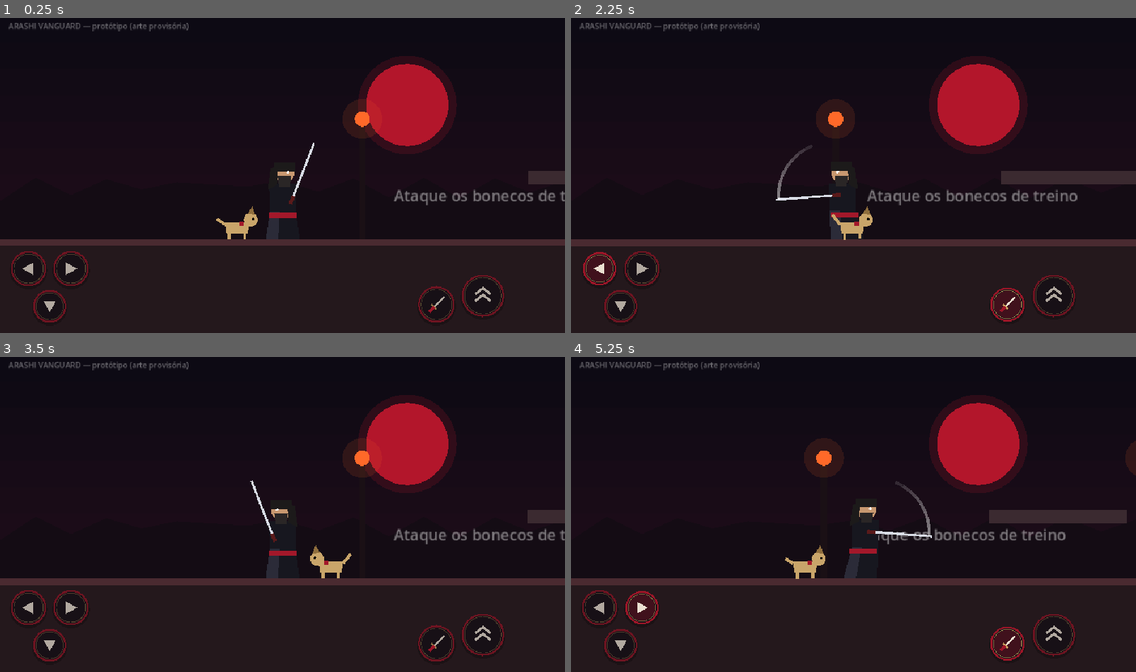
Above: before the commit, frames 1-4 (two rows, left to right).
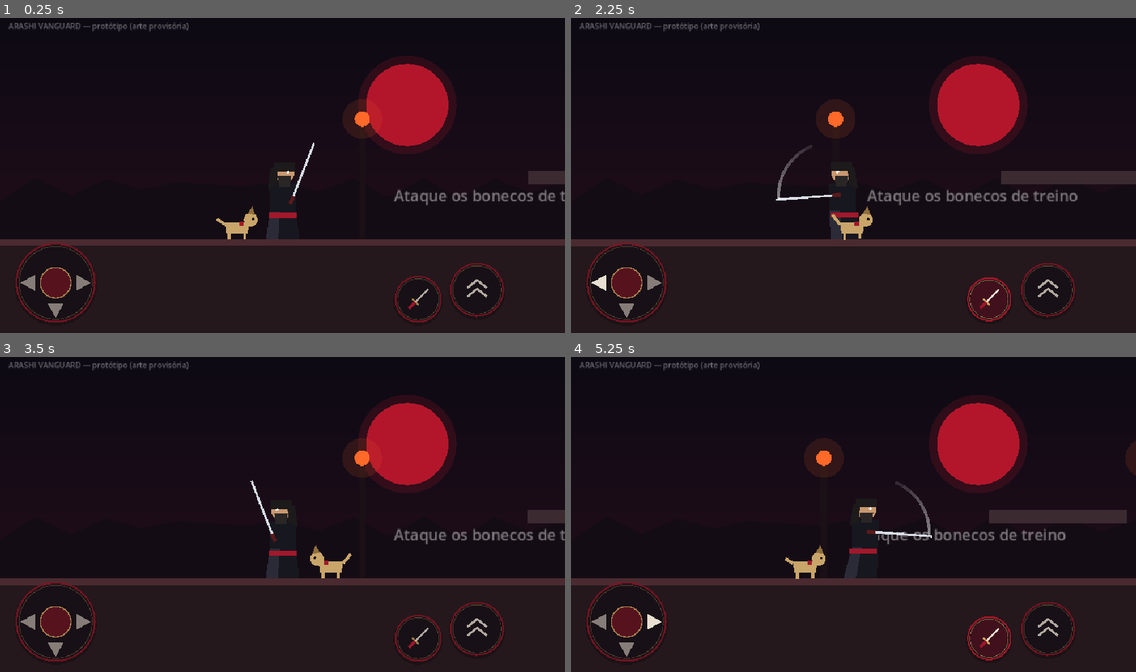
Above: after the commit, the same moments.

Repository: andrervarella/ARASHI-VANGUARD-GAME
Game: Godot game, scene res://main.tscn
The game is run twice, just before and just after one commit, with the same random seed, the same clock (stepped at 60 frames per second) and the same inputs.
Inputs (mouse positions are in pixels of both pictures, inside the frame that each line leads up to):
- Up to frame 1 (0.25 s): no input
- Up to frame 2 (2.25 s): move the mouse to (977, 159) at 0.52 s; hold D 0.53-1.25 s; hold J 0.53-1.25 s; click (977, 159) at 0.67 s; tap Space at 0.77 s; drag from (740, 191) to (825, 238) at 1.27 s; move the mouse to (910, 106) at 2.02 s; hold A from 2.03 s (still down); hold J from 2.03 s (still down)
- Up to frame 3 (3.5 s): release A at 2.75 s; release J at 2.75 s; drag from (254, 577) to (113, 467) at 2.77 s
- Up to frame 4 (5.25 s): move the mouse to (1023, 561) at 3.52 s; hold D 3.53-4.25 s; hold J 3.53-4.25 s; tap Space at 3.77 s; drag from (684, 467) to (768, 432) at 4.27 s; move the mouse to (881, 514) at 5.02 s; hold D from 5.03 s (still down); hold J from 5.03 s (still down); click (881, 514) at 5.17 s

The runs differ from the first frame. In frame 1, 2.1% of the frame differs, in the area x 2-90%, y 71-97%; in frame 2, 2.9%; in frame 3, 2.1%; in frame 4, 2.8%.

Commit message:
godot: direcional único deslizante (diagonal baixo+lado anda agachado) e botões maiores
Verificado por render com --demo-stick (Ren andou agachado).

Co-Authored-By: Claude Sonnet 5.5 <noreply@anthropic.com>
Claude-Session: https://claude.ai/code/session_01PG81ypeMybtn5fhKRySxbn

Diff:
--- a/godot/hud.gd
+++ b/godot/hud.gd
@@ -1,38 +1,38 @@
 extends Control
-# Controles de toque (multitoque) + teclado para teste no computador.
-# Cada dedo (index) fica ligado a um botão até soltar.
+# Controles de toque multitoque:
+#  - direcional único à esquerda (deslizar o polegar): ◀ ▶ andam, ▼ agacha,
+#    ▼ + ◀/▶ (diagonal) anda agachado
+#  - ATACAR e PULAR à direita
+# Teclado para teste no computador: A/D ou setas, S/↓ agachar, espaço pular, J/X atacar.
 
 var move := 0.0
 var jump_down := false
+var attack_down := false
 var crouch_down := false
-var attack_down := false
 var _jump_prev := false
 var _attack_prev := false
 var jump_pressed := false
 var attack_pressed := false
 
-var _fingers := {}   # index -> nome do botão
-var BTN := {}        # recalculado a cada quadro conforme o tamanho da tela
+var _fingers := {}          # index -> "attack" | "jump"
+var _stick_finger := -1
+var _stick_vec := Vector2.ZERO
+var _demo_vec := Vector2.ZERO
+var BTN := {}
+var STICK_C := Vector2.ZERO
+const STICK_R := 68.0
 const MARGIN := 18.0
-const MARGIN_R := 104.0   # folga à direita: o botão de sair da tela cheia do navegador fica ali
+const MARGIN_R := 104.0   # folga à direita: botão de sair da tela cheia do navegador
 
 func _layout() -> void:
-	var vs := get_viewport_rect().size   # tamanho real da tela (não depende do tamanho do Control)
+	var vs := get_viewport_rect().size
 	var w := vs.x
 	var h := vs.y
-	var rs := 30.0   # setas
-	var ra := 31.0   # atacar
-	var rj := 36.0   # pular
-	var rd := 28.0   # agachar
-	var down_y := h - MARGIN - rd                      # ▼ na linha de baixo
-	var row_y := down_y - rd - 6.0 - rs                # ◀ ▶ acima dele (direcional em cruz)
-	var left_x := MARGIN + rs
-	var right_x := MARGIN + rs * 3.0 + 12.0
+	var ra := 40.0   # atacar
+	var rj := 46.0   # pular
+	STICK_C = Vector2(MARGIN + 8.0 + STICK_R, h - MARGIN - STICK_R)
 	BTN = {
-		"down":   {"pos": Vector2((left_x + right_x) / 2.0, down_y), "r": rd},
-		"left":   {"pos": Vector2(left_x, row_y), "r": rs},
-		"right":  {"pos": Vector2(right_x, row_y), "r": rs},
-		"attack": {"pos": Vector2(w - MARGIN_R - rj * 2.0 - 12.0 - ra, h - MARGIN - ra), "r": ra},
+		"attack": {"pos": Vector2(w - MARGIN_R - rj * 2.0 - 14.0 - ra, h - MARGIN - ra), "r": ra},
 		"jump":   {"pos": Vector2(w - MARGIN_R - rj, h - MARGIN - rj - 10.0), "r": rj},
 	}
 
@@ -40,6 +40,8 @@
 	set_anchors_preset(Control.PRESET_FULL_RECT)
 	mouse_filter = Control.MOUSE_FILTER_IGNORE
 	_layout()
+	if OS.get_cmdline_user_args().has("--demo-stick"):   # só para teste de render
+		_demo_vec = Vector2(STICK_R * 0.8, STICK_R * 0.8)
 
 func _button_at(p: Vector2) -> String:
 	_layout()
@@ -47,88 +49,114 @@
 	var best_d := 1e9
 	for k in BTN:
 		var d: float = p.distance_to(BTN[k]["pos"])
-		# zona de toque generosa (1.4x) para dedos grandes
-		if d <= BTN[k]["r"] * 1.4 and d < best_d:
+		if d <= BTN[k]["r"] * 1.35 and d < best_d:
 			best = k
 			best_d = d
 	return best
 
+func _in_stick_zone(p: Vector2) -> bool:
+	_layout()
+	return p.distance_to(STICK_C) <= STICK_R * 1.8
+
 func _input(event: InputEvent) -> void:
-	# eventos de toque já chegam em coordenadas do viewport (stretch aplicado)
 	if event is InputEventScreenTouch:
 		if event.pressed:
-			_fingers[event.index] = _button_at(event.position)
+			if _stick_finger == -1 and _in_stick_zone(event.position):
+				_stick_finger = event.index
+				_stick_vec = event.position - STICK_C
+			else:
+				var b := _button_at(event.position)
+				if b != "":
+					_fingers[event.index] = b
 		else:
+			if event.index == _stick_finger:
+				_stick_finger = -1
+				_stick_vec = Vector2.ZERO
 			_fingers.erase(event.index)
 	elif event is InputEventScreenDrag:
-		_fingers[event.index] = _button_at(event.position)
+		if event.index == _stick_finger:
+			_stick_vec = event.position - STICK_C
+		elif _fingers.has(event.index):
+			_fingers[event.index] = _button_at(event.position)
 
 func _process(_dt: float) -> void:
 	_layout()
-	var l := false
-	var r := false
 	var j := false
 	var a := false
-	var dn := false
 	for idx in _fingers:
 		match _fingers[idx]:
-			"left": l = true
-			"right": r = true
 			"jump": j = true
 			"attack": a = true
-			"down": dn = true
+	var v := _stick_vec if _stick_finger != -1 else _demo_vec
+	var dead := STICK_R * 0.30
+	var l := v.x < -dead
+	var r := v.x > dead
+	var dn := v.y > dead * 1.1
 	# teclado (teste no computador)
 	if Input.is_key_pressed(KEY_A) or Input.is_key_pressed(KEY_LEFT): l = true
 	if Input.is_key_pressed(KEY_D) or Input.is_key_pressed(KEY_RIGHT): r = true
+	if Input.is_key_pressed(KEY_S) or Input.is_key_pressed(KEY_DOWN): dn = true
 	if Input.is_key_pressed(KEY_SPACE) or Input.is_key_pressed(KEY_W) or Input.is_key_pressed(KEY_UP): j = true
 	if Input.is_key_pressed(KEY_J) or Input.is_key_pressed(KEY_X): a = true
-	if Input.is_key_pressed(KEY_S) or Input.is_key_pressed(KEY_DOWN): dn = true
-	if OS.get_cmdline_user_args().has("--demo-crouch"): dn = true   # só para teste de render
+	move = (1.0 if r else 0.0) - (1.0 if l else 0.0)
 	crouch_down = dn
-	move = (1.0 if r else 0.0) - (1.0 if l else 0.0)
 	jump_pressed = j and not _jump_prev
 	attack_pressed = a and not _attack_prev
 	_jump_prev = j
 	_attack_prev = a
 	jump_down = j
 	attack_down = a
-	_state_l = l; _state_r = r
+	_sl = l
+	_sr = r
+	_sd = dn
 	queue_redraw()
 
-var _state_l := false
-var _state_r := false
+var _sl := false
+var _sr := false
+var _sd := false
 
 func _draw() -> void:
 	var font := ThemeDB.fallback_font
+	# --- direcional ---
+	var c := STICK_C
+	draw_circle(c + Vector2(0, 3), STICK_R + 2.0, Color(0, 0, 0, 0.25))
+	draw_circle(c, STICK_R, Color(0.07, 0.05, 0.09, 0.42))
+	draw_arc(c, STICK_R - 1.5, 0, TAU, 64, Color(0.64, 0.09, 0.16, 0.62), 3.0)
+	draw_arc(c, STICK_R - 6.0, 0, TAU, 64, Color(0.85, 0.7, 0.4, 0.28), 1.2)
+	var u := STICK_R * 0.20
+	var off := STICK_R * 0.68
+	_arrow(c + Vector2(-off, 0), Vector2(-1, 0), u, _sl)
+	_arrow(c + Vector2(off, 0), Vector2(1, 0), u, _sr)
+	_arrow(c + Vector2(0, off), Vector2(0, 1), u, _sd)
+	var v := _stick_vec if _stick_finger != -1 else _demo_vec
+	if v.length() > STICK_R * 0.55:
+		v = v.normalized() * STICK_R * 0.55
+	var active := _stick_finger != -1 or _demo_vec != Vector2.ZERO
+	draw_circle(c + v, 26.0, Color(0.64, 0.09, 0.16, 0.75 if active else 0.45))
+	draw_arc(c + v, 26.0, 0, TAU, 40, Color(0.85, 0.7, 0.4, 0.7), 2.0)
+	# --- botões de ação ---
 	for k in BTN:
-		var on := false
-		match k:
-			"left": on = _state_l
-			"right": on = _state_r
-			"jump": on = jump_down
-			"attack": on = attack_down
-			"down": on = crouch_down
-		var c: Vector2 = BTN[k]["pos"]
+		var on := jump_down if k == "jump" else attack_down
+		var bc: Vector2 = BTN[k]["pos"]
 		var rad: float = BTN[k]["r"] * (0.94 if on else 1.0)
-		draw_circle(c + Vector2(0, 3), rad + 2.0, Color(0, 0, 0, 0.25))
-		draw_circle(c, rad, Color(0.07, 0.05, 0.09, 0.62 if on else 0.42))
-		draw_arc(c, rad - 1.5, 0, TAU, 48, Color(0.64, 0.09, 0.16, 0.95 if on else 0.62), 3.0)
-		draw_arc(c, rad - 5.0, 0, TAU, 48, Color(0.85, 0.7, 0.4, 0.55 if on else 0.28), 1.2)
+		draw_circle(bc + Vector2(0, 3), rad + 2.0, Color(0, 0, 0, 0.25))
+		draw_circle(bc, rad, Color(0.07, 0.05, 0.09, 0.62 if on else 0.42))
+		draw_arc(bc, rad - 1.5, 0, TAU, 48, Color(0.64, 0.09, 0.16, 0.95 if on else 0.62), 3.0)
+		draw_arc(bc, rad - 5.0, 0, TAU, 48, Color(0.85, 0.7, 0.4, 0.55 if on else 0.28), 1.2)
 		if on:
-			draw_circle(c, rad - 6.0, Color(0.64, 0.09, 0.16, 0.30))
-		_icon(k, c, rad, on)
+			draw_circle(bc, rad - 6.0, Color(0.64, 0.09, 0.16, 0.30))
+		_icon(k, bc, rad, on)
 	draw_string(font, Vector2(14, 22), "ARASHI VANGUARD — protótipo (arte provisória)", HORIZONTAL_ALIGNMENT_LEFT, -1, 13, Color(1, 1, 1, 0.38))
+
+func _arrow(p: Vector2, dir: Vector2, u: float, on: bool) -> void:
+	var col := Color(0.96, 0.92, 0.86, 0.95 if on else 0.5)
+	var perp := Vector2(-dir.y, dir.x)
+	draw_colored_polygon(PackedVector2Array([p + dir * u, p - dir * u * 0.8 + perp * u, p - dir * u * 0.8 - perp * u]), col)
 
 func _icon(k: String, c: Vector2, rad: float, on: bool) -> void:
 	var col := Color(0.96, 0.92, 0.86, 0.95 if on else 0.7)
 	var u := rad * 0.36
 	match k:
-		"down":
-			draw_colored_polygon(PackedVector2Array([c + Vector2(0, u), c + Vector2(-u, -u * 0.8), c + Vector2(u, -u * 0.8)]), col)
-		"left":
-			draw_colored_polygon(PackedVector2Array([c + Vector2(-u, 0), c + Vector2(u * 0.8, -u), c + Vector2(u * 0.8, u)]), col)
-		"right":
-			draw_colored_polygon(PackedVector2Array([c + Vector2(u, 0), c + Vector2(-u * 0.8, -u), c + Vector2(-u * 0.8, u)]), col)
 		"jump":
 			for i in range(2):
 				var y := c.y + u * 0.5 - float(i) * u * 0.9
